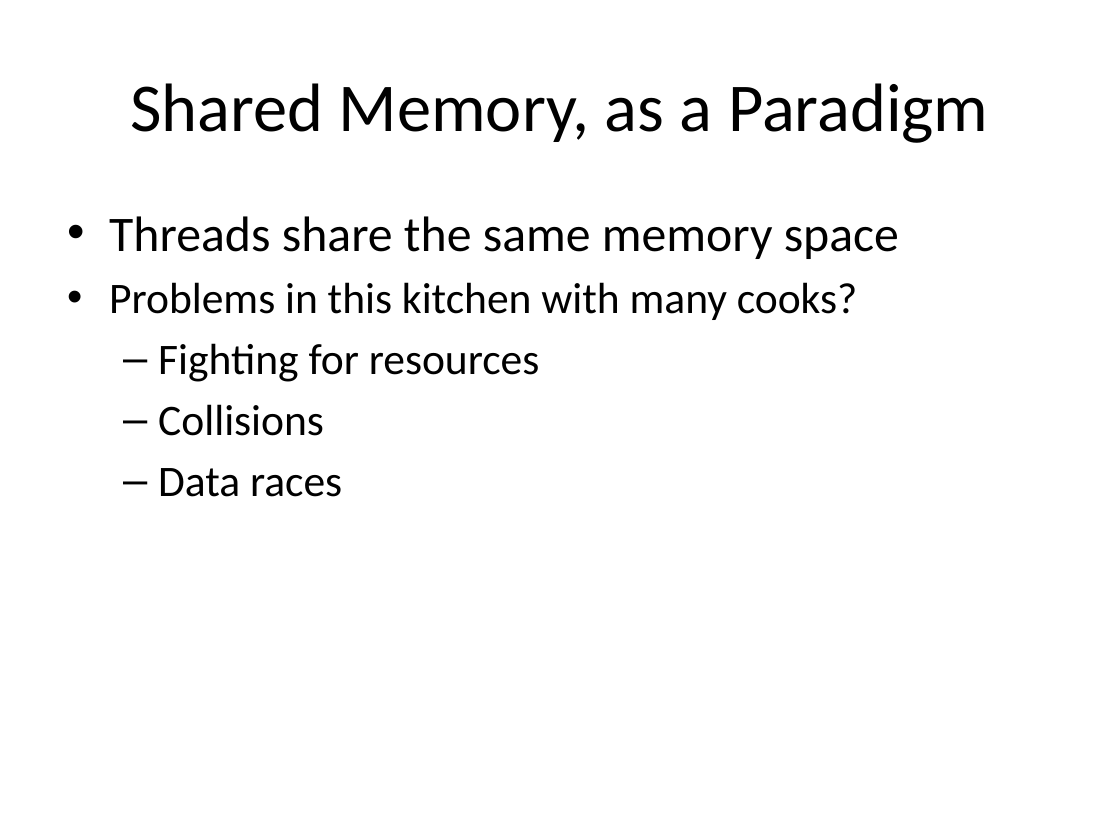
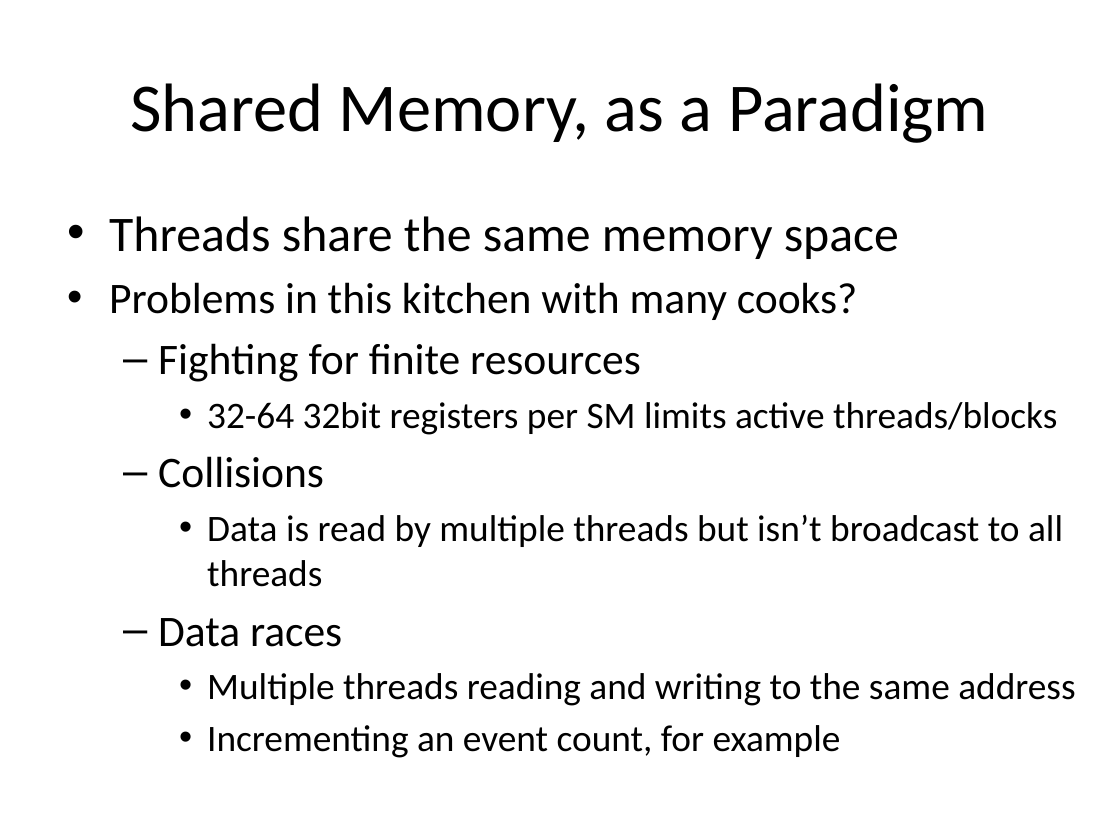
Before and after one commit to sellitforcache/cuda_tut, a slide deck: slide 3 of cuda_tut.pptx. Drawn at 1120x840 pixels with LibreOffice and Linux fonts; fonts in the diff are those of the drawing. Boxes give left, top, right and bottom in pixels: in the first picture for what was removed or moved away, otherwise in the second. Text is boxed around its words. In the diff, an @@ line names an element or a change of style, - is before the commit and + after.

```diff
--- a/cuda_tut.pptx
+++ b/cuda_tut.pptx
@@ text at [158,343,1057,435]: text changed; size 28 to 24 pt @@
-  – Fighting for resources
+  – Fighting for finite resources
+    • 32-64 32bit registers per SM limits active threads/blocks
@@ text at [207,515,1063,587]: paragraph added @@
+    • Data is read by multiple threads but isn’t broadcast to all threads
@@ text at [207,673,1075,758]: paragraphs added @@
+    • Multiple threads reading and writing to the same address
+    • Incrementing an event count, for example
```
Also in this commit, not shown: 5 other slides changed.
